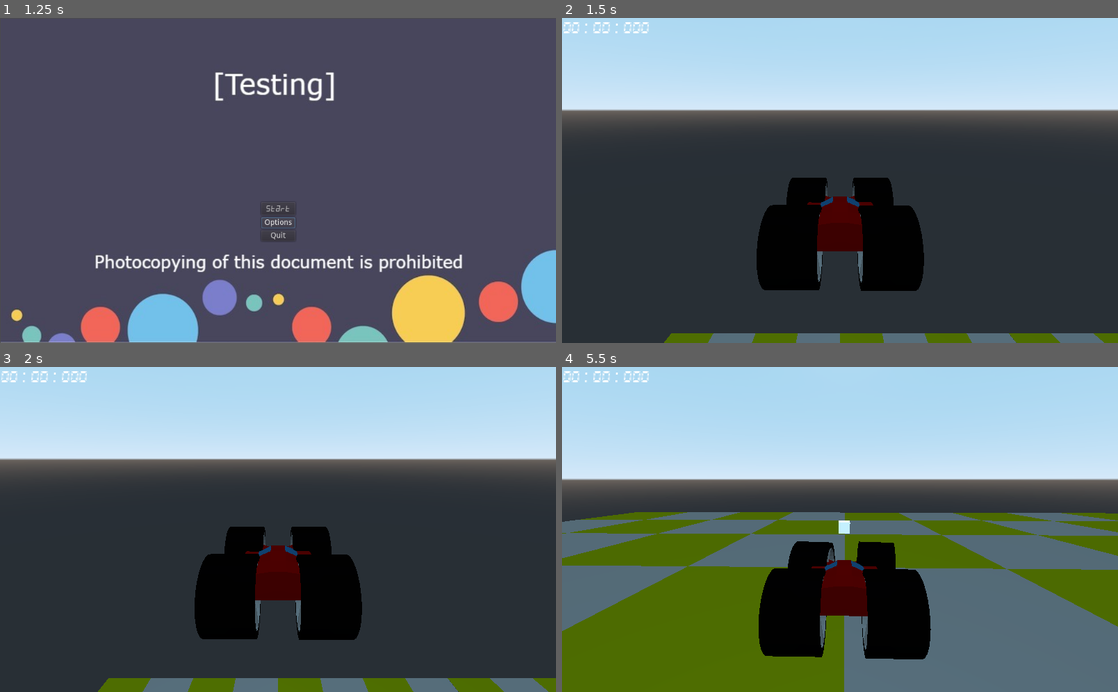
Above: before the commit, frames 1-4 (two rows, left to right).
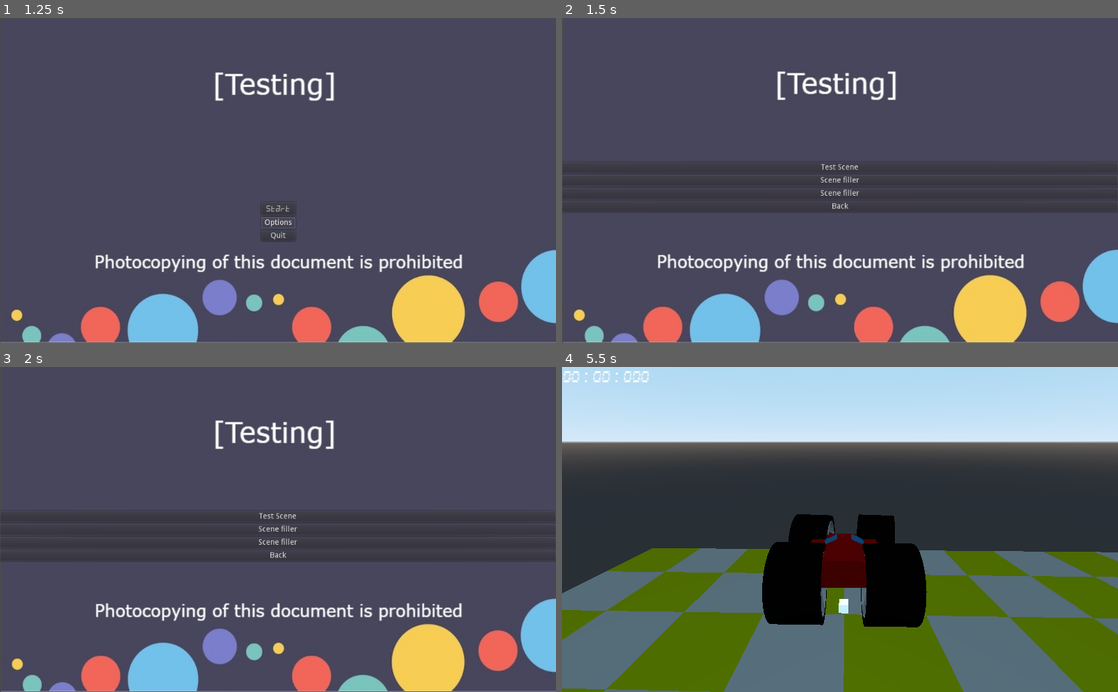
Above: after the commit, the same moments.

Repository: jilhoe63/L3DTEProject
Game: Godot game, scene res://Scenes/Menu.tscn
Same seed, same stepped clock (60 frames per second), same inputs: the game is played once before the commit and once after it.
Inputs (mouse positions are in pixels of both pictures, inside the frame that each line leads up to):
- Up to frame 1 (1.25 s): click "Options" at 0.5 s
- Up to frame 2 (1.5 s): click "Start" at 1.25 s
- Up to frame 3 (2 s): no input
- Up to frame 4 (5.5 s): click (840, 516) at 2 s, where only the run after the commit has a clickable "Test Scene"; move the mouse to (867, 529) at 2.77 s; hold S (S) 2.78-3.53 s; move the mouse to (812, 529) at 3.52 s; tap A (A) at 3.6 s; tap S (S) at 3.8, 4.55, 5.1 s; move the mouse to (851, 523) at 4.27 s; hold D (D) 4.28-5.03 s; move the mouse to (834, 536) at 5.02 s

Frame 1 is identical in both runs. In frame 2, 85% of the frame differs, in the area x 0-100%, y 0-100%; in frame 3, 85%; in frame 4, 51%.

Commit message:
I implemented a scene selection menu and some menu navigation.

Diff:
--- a/Scenes/Menu.gd
+++ b/Scenes/Menu.gd
@@ -6,12 +6,12 @@
 
 
 func _on_Start_Button_pressed():
-	get_tree().change_scene("res://Scenes/Test_scene.tscn")
+	get_tree().change_scene("res://Scenes/Scene_Selection.tscn")
 	pass
 
 
 func _on_Options_Button_pressed():
-	print("feature not yet implemented ... but you know that jilles. Jilles, I know what you think, how you think and your deepest fears. I can destroy you.")
+	print("feature not yet implemented")
 	pass
 
 
--- a/Scenes/Menu.tscn
+++ b/Scenes/Menu.tscn
@@ -1,7 +1,7 @@
 [gd_scene load_steps=5 format=2]
 
 [ext_resource path="res://Scenes/Menu.gd" type="Script" id=1]
-[ext_resource path="res://backgorund temp.jpg" type="Texture" id=2]
+[ext_resource path="res://Image_assets/backgorund temp.jpg" type="Texture" id=2]
 [ext_resource path="res://Fonts/alarmclock.ttf" type="DynamicFontData" id=3]
 
 [sub_resource type="DynamicFont" id=1]
--- /dev/null
+++ b/Scenes/Scene_Selection.gd
@@ -0,0 +1,24 @@
+extends Control
+
+func _ready():
+	pass # Replace with function body.
+
+
+func _on_Button_1_pressed():
+	get_tree().change_scene("res://Scenes/Test_scene.tscn")
+	pass # Replace with function body.
+
+
+func _on_Button_2_pressed():
+	print("feature not yet implemented")
+	pass # Replace with function body.
+
+
+func _on_Button_3_pressed():
+	print("feature not yet implemented")
+	pass # Replace with function body.
+
+
+func _on_Button_4_pressed():
+	get_tree().change_scene("res://Scenes/Menu.tscn")
+	pass # Replace with function body.
--- /dev/null
+++ b/Scenes/Scene_Selection.tscn
@@ -0,0 +1,50 @@
+[gd_scene load_steps=3 format=2]
+
+[ext_resource path="res://Image_assets/backgorund temp.jpg" type="Texture" id=1]
+[ext_resource path="res://Scenes/Scene_Selection.gd" type="Script" id=2]
+
+[node name="Scene_Selection" type="Control"]
+anchor_right = 1.0
+anchor_bottom = 1.0
+script = ExtResource( 2 )
+
+[node name="VBoxContainer" type="VBoxContainer" parent="."]
+anchor_top = 0.5
+anchor_right = 1.0
+anchor_bottom = 0.5
+margin_top = -34.0
+margin_bottom = 34.0
+
+[node name="Button_1" type="Button" parent="VBoxContainer"]
+margin_right = 1024.0
+margin_bottom = 20.0
+text = "Test Scene"
+
+[node name="Button_2" type="Button" parent="VBoxContainer"]
+margin_top = 24.0
+margin_right = 1024.0
+margin_bottom = 44.0
+text = "Scene filler"
+
+[node name="Button_3" type="Button" parent="VBoxContainer"]
+margin_top = 48.0
+margin_right = 1024.0
+margin_bottom = 68.0
+text = "Scene filler"
+
+[node name="Button_4" type="Button" parent="VBoxContainer"]
+margin_top = 72.0
+margin_right = 1024.0
+margin_bottom = 92.0
+text = "Back"
+
+[node name="BackgorundTemp" type="Sprite" parent="."]
+show_behind_parent = true
+position = Vector2( 513, 299 )
+scale = Vector2( 1.2775, 1.33333 )
+texture = ExtResource( 1 )
+
+[connection signal="pressed" from="VBoxContainer/Button_1" to="." method="_on_Button_1_pressed"]
+[connection signal="pressed" from="VBoxContainer/Button_2" to="." method="_on_Button_2_pressed"]
+[connection signal="pressed" from="VBoxContainer/Button_3" to="." method="_on_Button_3_pressed"]
+[connection signal="pressed" from="VBoxContainer/Button_4" to="." method="_on_Button_4_pressed"]
--- a/project.godot
+++ b/project.godot
@@ -12,7 +12,7 @@
 
 config/name="L3DTEProject"
 run/main_scene="res://Scenes/Menu.tscn"
-boot_splash/image="res://Image_assets/cody.PNG"
+boot_splash/image="res://Image_assets/loading area.png"
 config/icon="res://Image_assets/Jletter.png"
 config/windows_native_icon="res://Image_assets/Jletter.png"
 
Renamed: backgorund temp.jpg -> Image_assets/backgorund temp.jpg
Not shown, changed: Image_assets/backgorund temp.jpg.import
Binary file removed: Image_assets/cody.PNG
Binary file removed: Image_assets/icon.png
Not shown, removed: Image_assets/icon.png.import
Binary file added: Image_assets/loading area.png
Not shown, changed: Image_assets/loading area.png.import
Not shown, added: Image_assets/Thumbs.db
